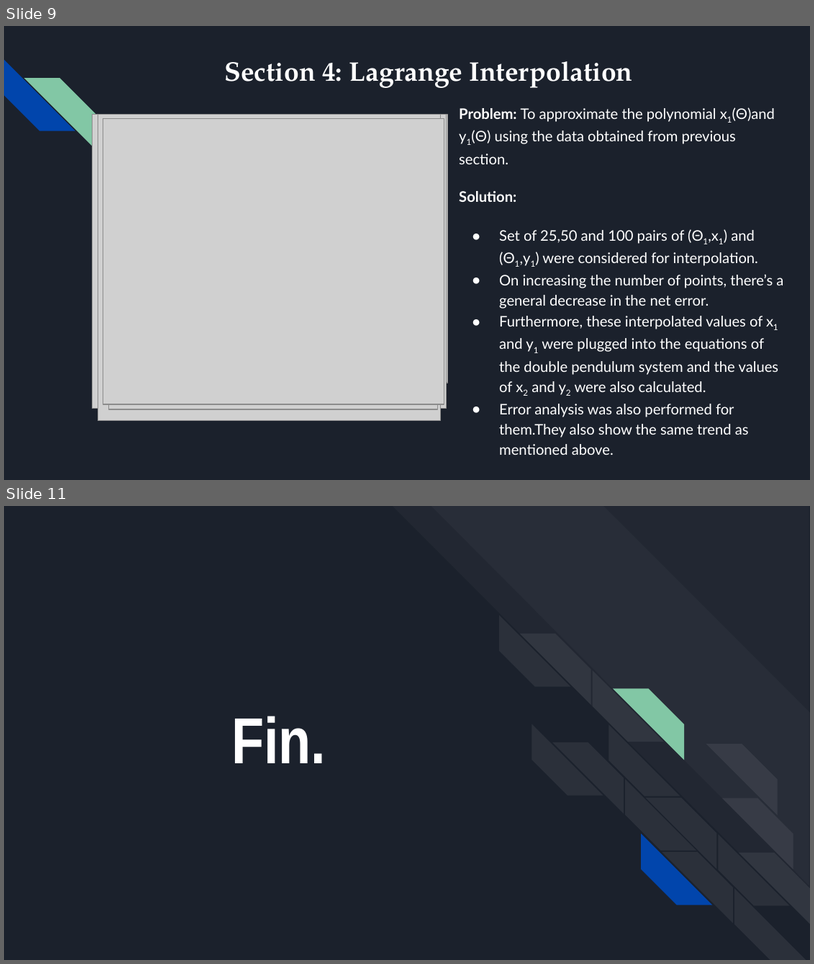
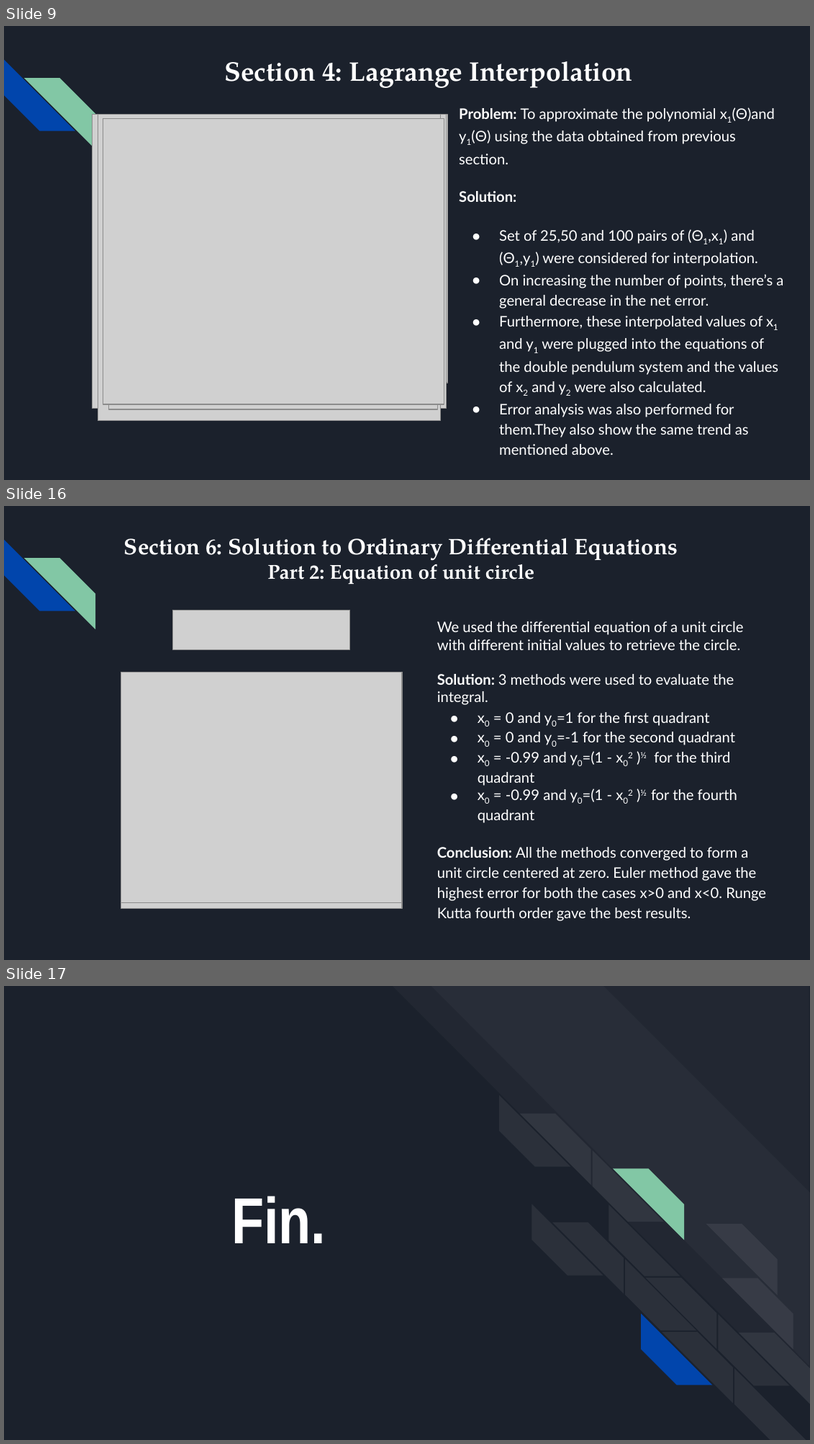
Before and after one commit to shantanutyagi67/CS374_Labs, a slide deck: Project/Submission/201801015_ProjectPPT.pptx. Shown one above the other, each under a label of ours: slides 9 and 11 before the commit, slides 9, 16 and 17 after it; the slides between them are not shown. The pictures are 814x964 and 814x1444 pixels, drawn with LibreOffice and Linux fonts; fonts in the diff are those of the drawing; grey boxes stand for pictures. Boxes give left, top, right and bottom in pixels: in the first picture for what was removed or moved away, otherwise in the second. Text is boxed around its words. In the diff, an @@ line names an element or a change of style, - is before the commit and + after.

```diff
--- a/Project/Submission/201801015_ProjectPPT.pptx
+++ b/Project/Submission/201801015_ProjectPPT.pptx
@@ slide 16 added at [4, 506, 810, 960], background #1B212C; not listed: 2 template elements that a slide beside it also shows @@
@@ text added at [124, 538, 678, 584], 20 pt, text #FFFFFF, bold @@
+Section 6: Solution to Ordinary Differential Equations
+Part 2: Equation of unit circle
@@ picture added at [172, 610, 350, 649] @@
@@ text added at [437, 621, 766, 921], 13 pt, text #FFFFFF @@
+We used the differential equation of a unit circle with different initial values to retrieve the circle.
+Solution: 3 methods were used to evaluate the integral.
+● x0 = 0 and y0=1 for the first quadrant
+● x0 = 0 and y0=-1 for the second quadrant
+● x0 = -0.99 and y0=(1 - x02 )½ for the third quadrant
+● x0 = -0.99 and y0=(1 - x02 )½ for the fourth quadrant
+Conclusion: All the methods converged to form a unit circle centered at zero. Euler method gave the highest error for both the cases x>0 and x<0. Runge Kutta fourth order gave the best results.
@@ picture added at [121, 672, 402, 908] @@
@@ picture added at [121, 672, 402, 903] @@
@@ what was slide 11 is now slide 17 @@
```
Also in this commit, not shown: 2 slides changed, 6 other slides added, 1 slide removed, 6 other files.
